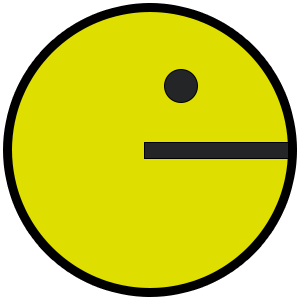
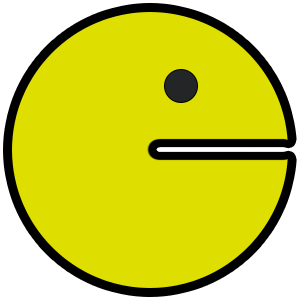
Layer changes from the first 300×300 image to the second:
hid "Rectangle 1" over <box>144,142,289,159</box>
painted on "Ellipse 1" over <box>146,138,289,161</box>
